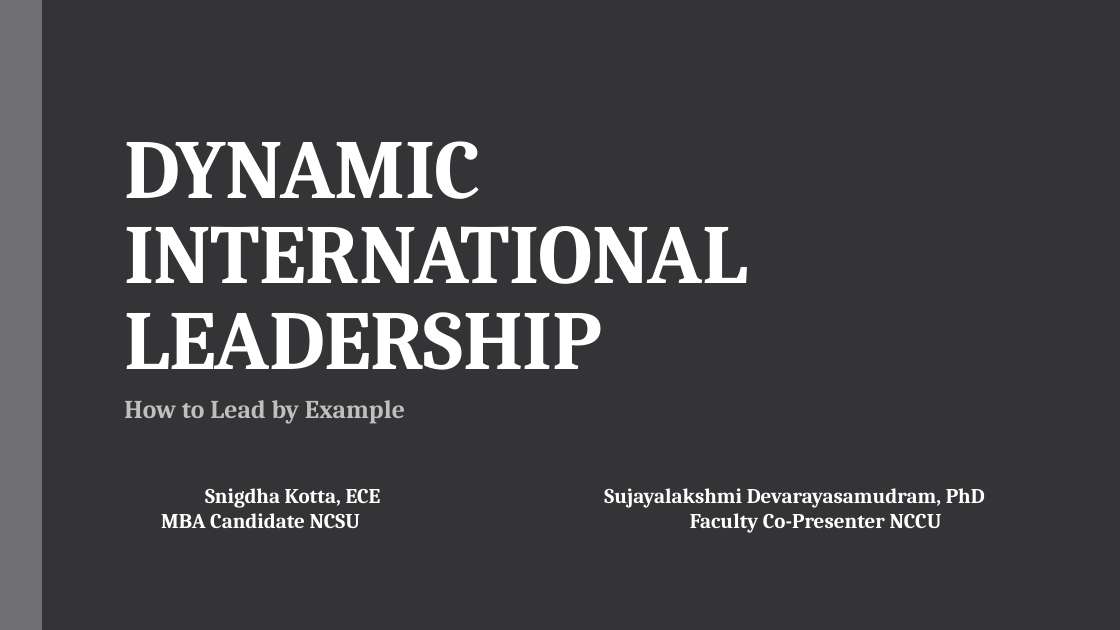
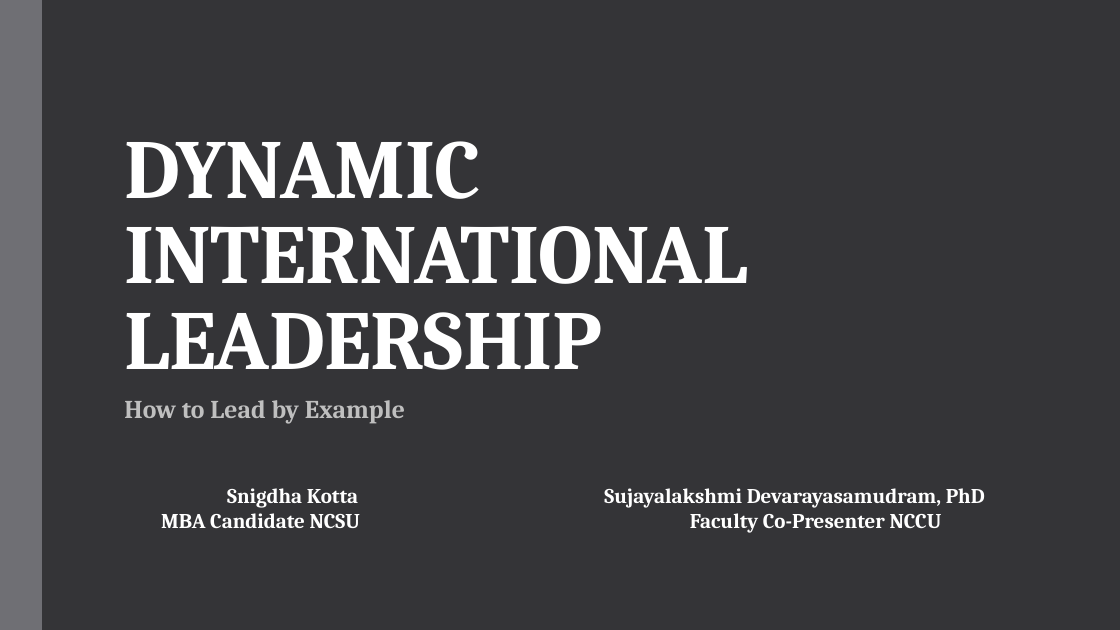
Before and after one commit to snkott/sglc, a slide deck: slide 1 of Dynamic International Leadership.pptx. Drawn at 1120x630 pixels with LibreOffice and Linux fonts; fonts in the diff are those of the drawing. Boxes give left, top, right and bottom in pixels: in the first picture for what was removed or moved away, otherwise in the second. Text is boxed around its words. In the diff, an @@ line names an element or a change of style, - is before the commit and + after.

```diff
--- a/Dynamic International Leadership.pptx
+++ b/Dynamic International Leadership.pptx
@@ text at (227,488,358,508): text changed @@
-Snigdha Kotta, ECE
+Snigdha Kotta
```
Also in this commit, not shown: 3 other slides changed, 1 slide added.
